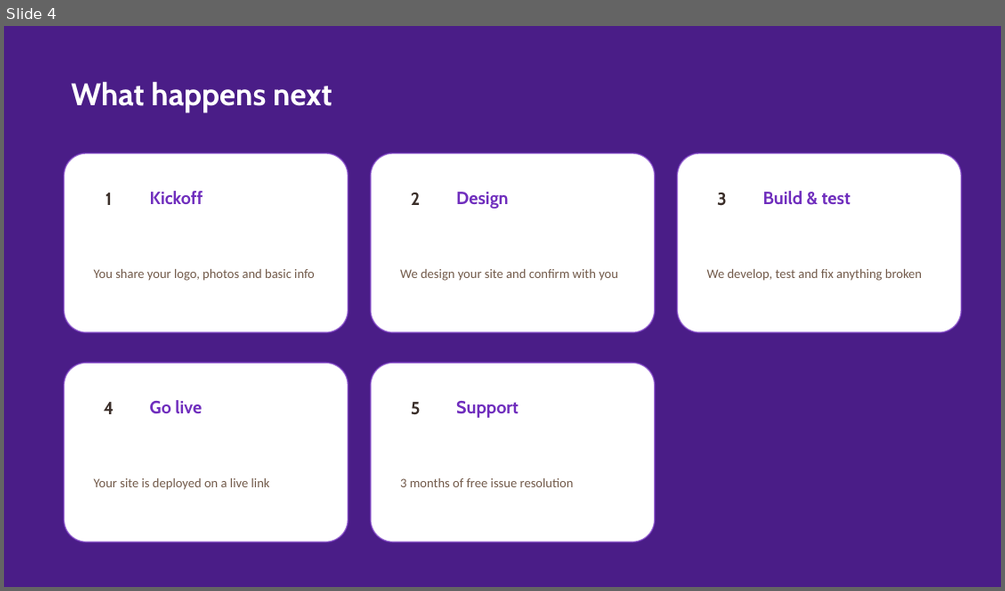
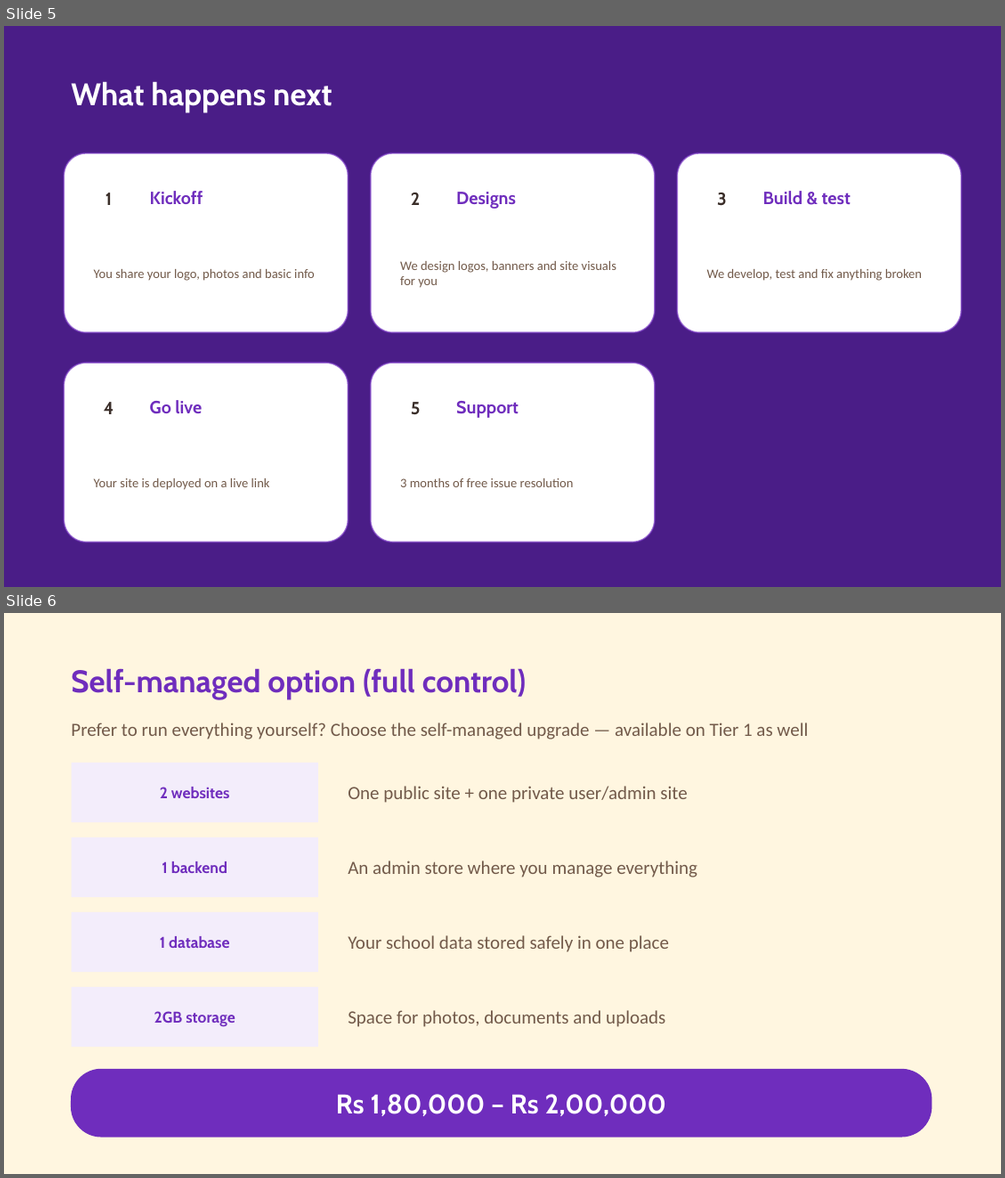
Before and after one commit to KapilanJavaScript/little-blossoms-presentation, a slide deck: Little-Blossoms-Tier1-Starter-Pitch.pptx. Shown one above the other, each under a label of ours: slide 4 before the commit, slides 5 and 6 after it. The pictures are 1005x591 and 1005x1178 pixels, drawn with LibreOffice and Linux fonts; fonts in the diff are those of the drawing. Boxes give left, top, right and bottom in pixels: in the first picture for what was removed or moved away, otherwise in the second. Text is boxed around its words. In the diff, an @@ line names an element or a change of style, - is before the commit and + after.

Commit message:
Add designs-needed-to-start slide + Self-managed option to both tier decks

```diff
--- a/Little-Blossoms-Tier1-Starter-Pitch.pptx
+++ b/Little-Blossoms-Tier1-Starter-Pitch.pptx
@@ slide 6 added at (4,613,1001,1174), background #FFF6E0 @@
@@ text added at (71,668,526,700), 30 pt, text #6F2DBD, bold @@
+Self-managed option (full control)
@@ text added at (71,722,808,739), 18 pt, text #725A4A @@
+Prefer to run everything yourself? Choose the self-managed upgrade — available on Tier 1 as well
@@ rectangle added at (72,763,318,822), fill #F3EDFB @@
@@ text added at (160,787,230,798), 15 pt, text #6F2DBD, bold @@
+2 websites
@@ text added at (348,786,687,803), 18 pt, text #725A4A @@
+One public site + one private user/admin site
@@ rectangle added at (72,837,318,897), fill #F3EDFB @@
@@ text added at (162,861,227,873), 15 pt, text #6F2DBD, bold @@
+1 backend
@@ text added at (348,860,697,877), 18 pt, text #725A4A @@
+An admin store where you manage everything
@@ rectangle added at (72,912,318,972), fill #F3EDFB @@
@@ text added at (160,936,229,948), 15 pt, text #6F2DBD, bold @@
+1 database
@@ text added at (348,935,669,952), 18 pt, text #725A4A @@
+Your school data stored safely in one place
@@ rectangle added at (72,987,318,1046), fill #F3EDFB @@
@@ text added at (154,1011,235,1027), 15 pt, text #6F2DBD, bold @@
+2GB storage
@@ text added at (348,1010,665,1027), 18 pt, text #725A4A @@
+Space for photos, documents and uploads
@@ rounded rectangle added at (72,1070,931,1136), fill #6F2DBD, outline #6F2DBD 1 pt @@
@@ text added at (336,1094,666,1116), 26 pt, text #FFFFFF, bold @@
+Rs 1,80,000 – Rs 2,00,000
@@ what was slide 4 is now slide 5 @@
@@ slide 5 changed as well @@
@@ text at (456,192,516,208): text changed @@
-Design
+Designs
@@ text at (400,261,616,288): text changed @@
-We design your site and confirm with you
+We design logos, banners and site visuals for you
```
Also in this commit, not shown: 5 other slides changed, 1 other slide added, 19 other files.
